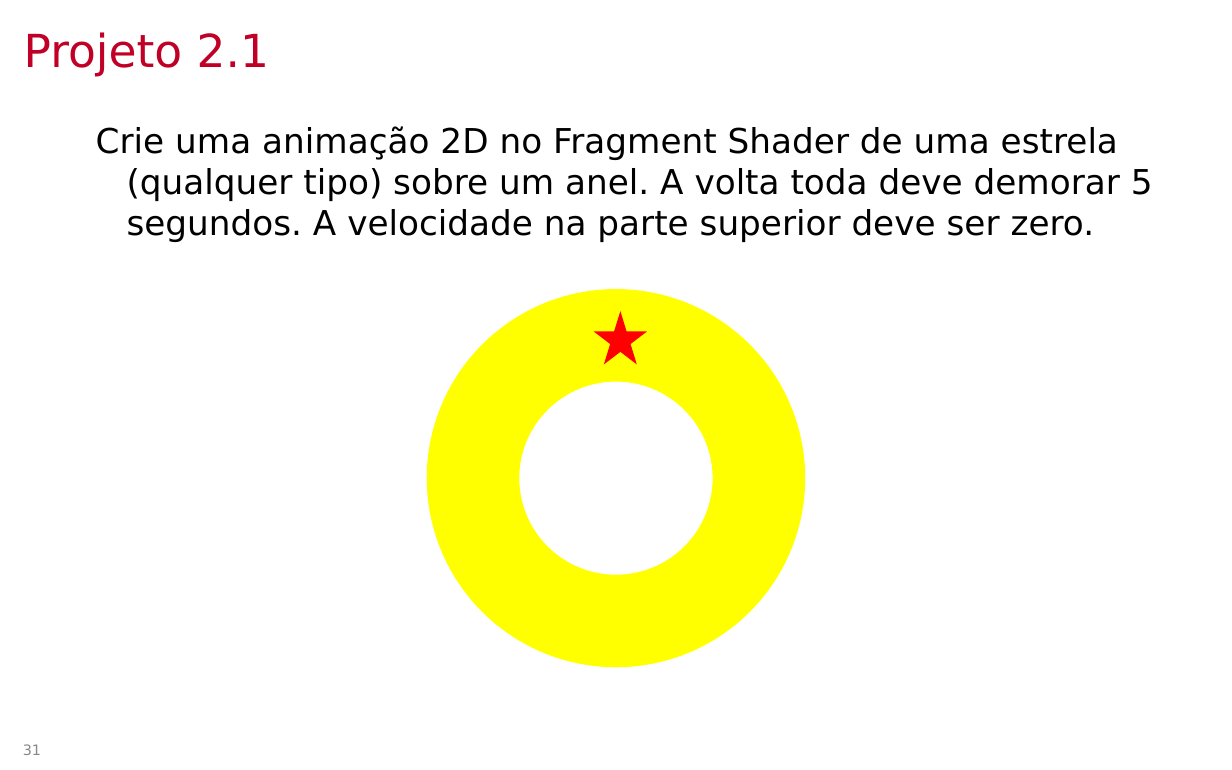
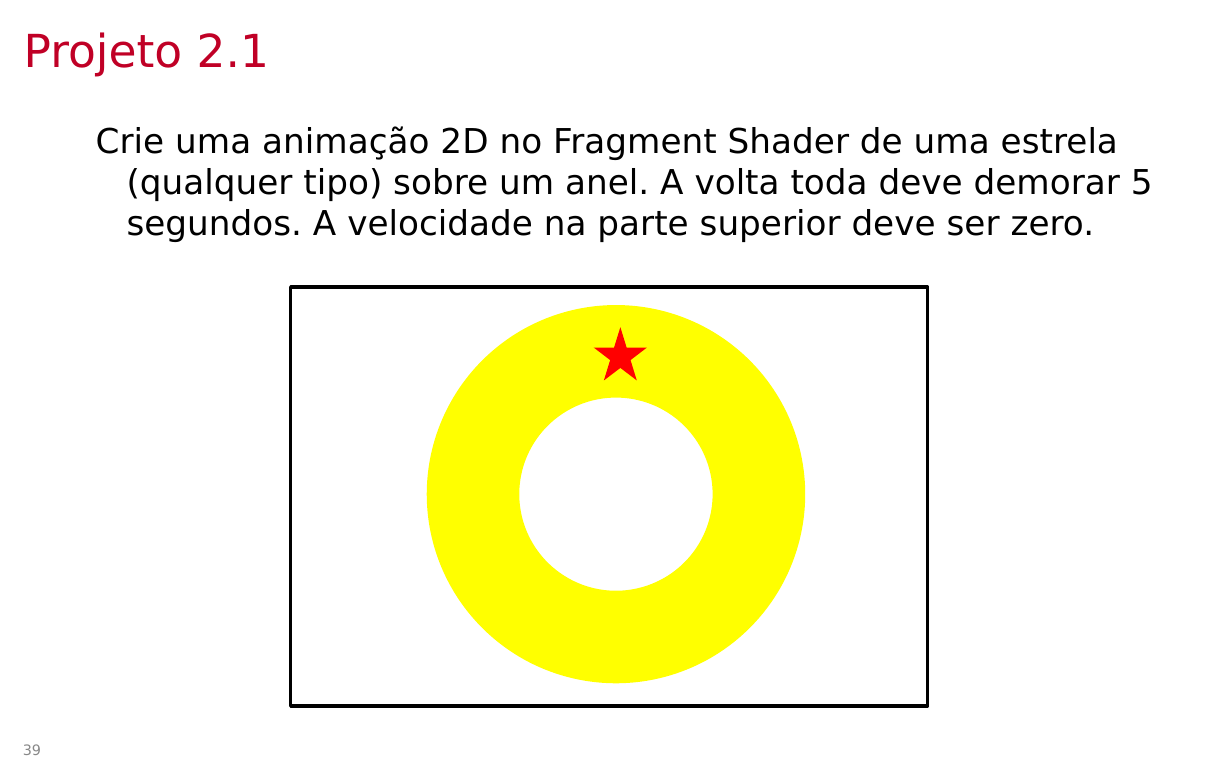
Before and after one commit to lpsoares/ComputacaoGrafica, a slide deck: slide 39 of content/aulas/21-sdf/aula21_sdf.pptx (slide 31 before the commit). Drawn at 1232x770 pixels with LibreOffice and Linux fonts; fonts in the diff are those of the drawing; background and template pictures are left out. Boxes give left, top, right and bottom in pixels: in the first picture for what was removed or moved away, otherwise in the second. Text is boxed around its words. In the diff, an @@ line names an element or a change of style, - is before the commit and + after.

```diff
--- a/content/aulas/21-sdf/aula21_sdf.pptx
+++ b/content/aulas/21-sdf/aula21_sdf.pptx
@@ rectangle added at (291,287,928,706), outline #000000 2 pt @@
@@ donut: place and size @@
-donut at (426,290,804,668)
+donut at (426,306,804,684)
@@ star: place and size @@
-star at (594,312,647,365)
+star at (594,328,647,381)
@@ page number at (23,744,41,755): text changed @@
-31
+39
```
Also in this commit, not shown: 3 other slides changed, 8 slides added, 5 other files.
